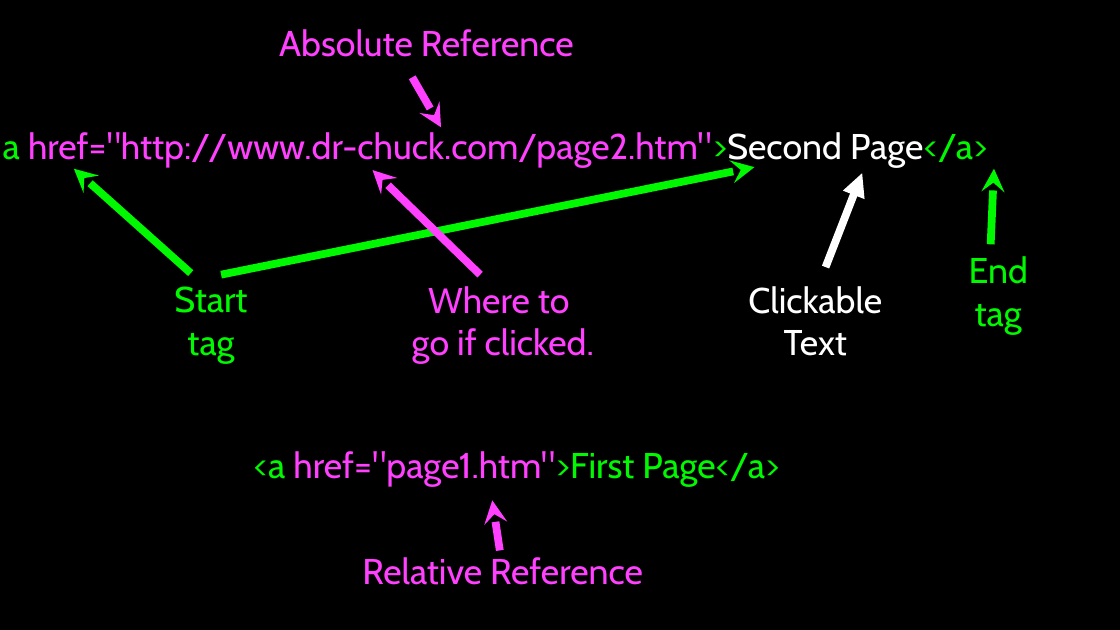
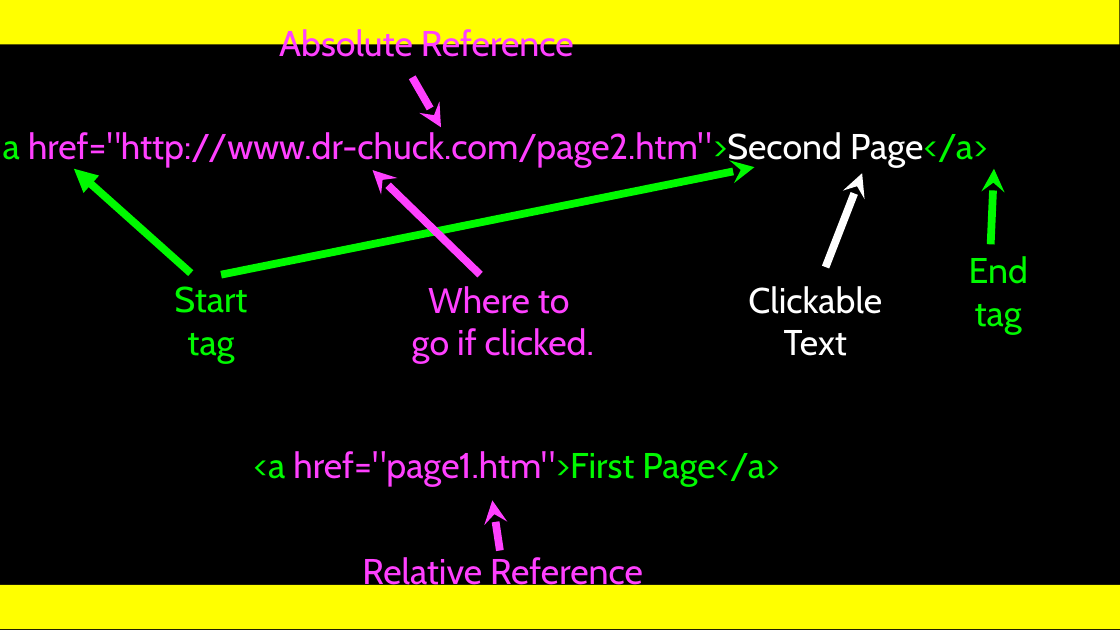
Before and after one commit to csev/wa4e, a slide deck: slide 12 of lectures/Web-01-HTML.ppt. Drawn at 1120x630 pixels with LibreOffice and Linux fonts; fonts in the diff are those of the drawing. Boxes give left, top, right and bottom in pixels: in the first picture for what was removed or moved away, otherwise in the second. Text is boxed around its words. In the diff, an @@ line names an element or a change of style, - is before the commit and + after.

```diff
--- a/lectures/Web-01-HTML.ppt
+++ b/lectures/Web-01-HTML.ppt
@@ rectangle added at (0,0,1119,45), fill #FFFF00 @@
@@ arrow (74, 169) - (190, 273): arrowheads changed @@
@@ arrow (862, 174) - (825, 268): arrowheads changed @@
@@ rectangle at (0,585,1120,629): fill #000000 to #FFFF00 @@
```
Also in this commit, not shown: 38 other slides changed, 9 other files.
